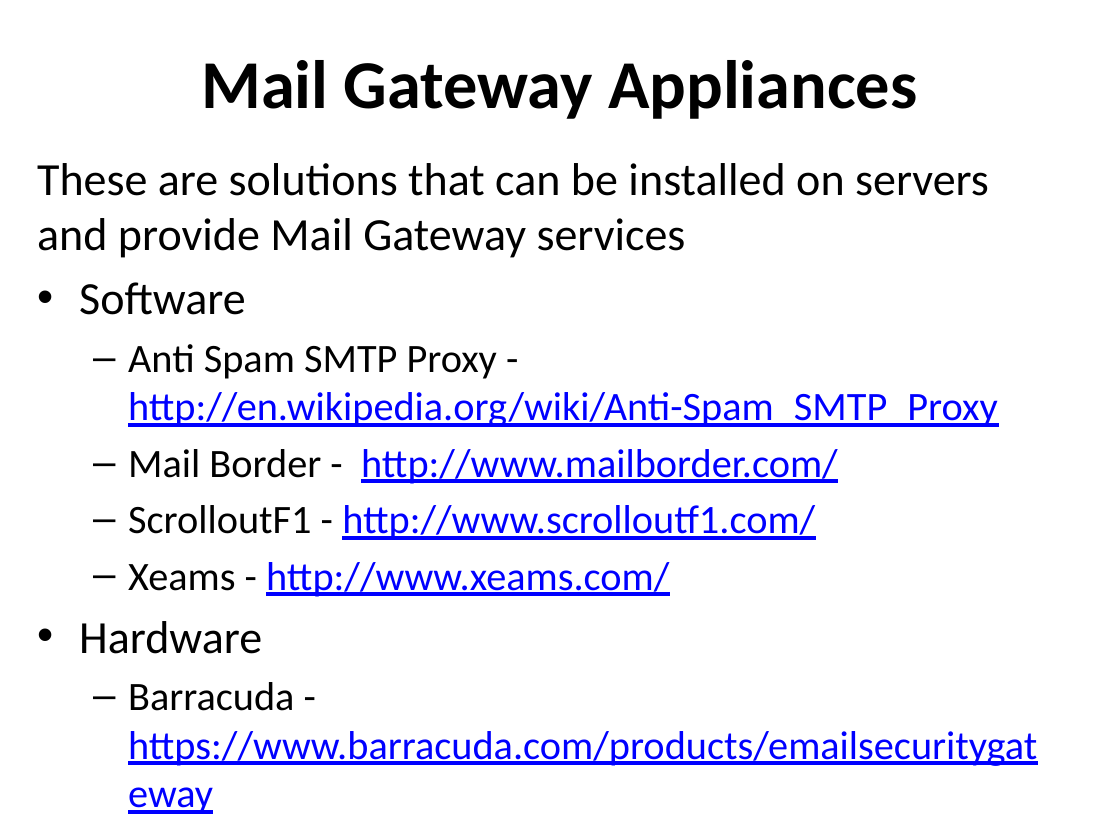
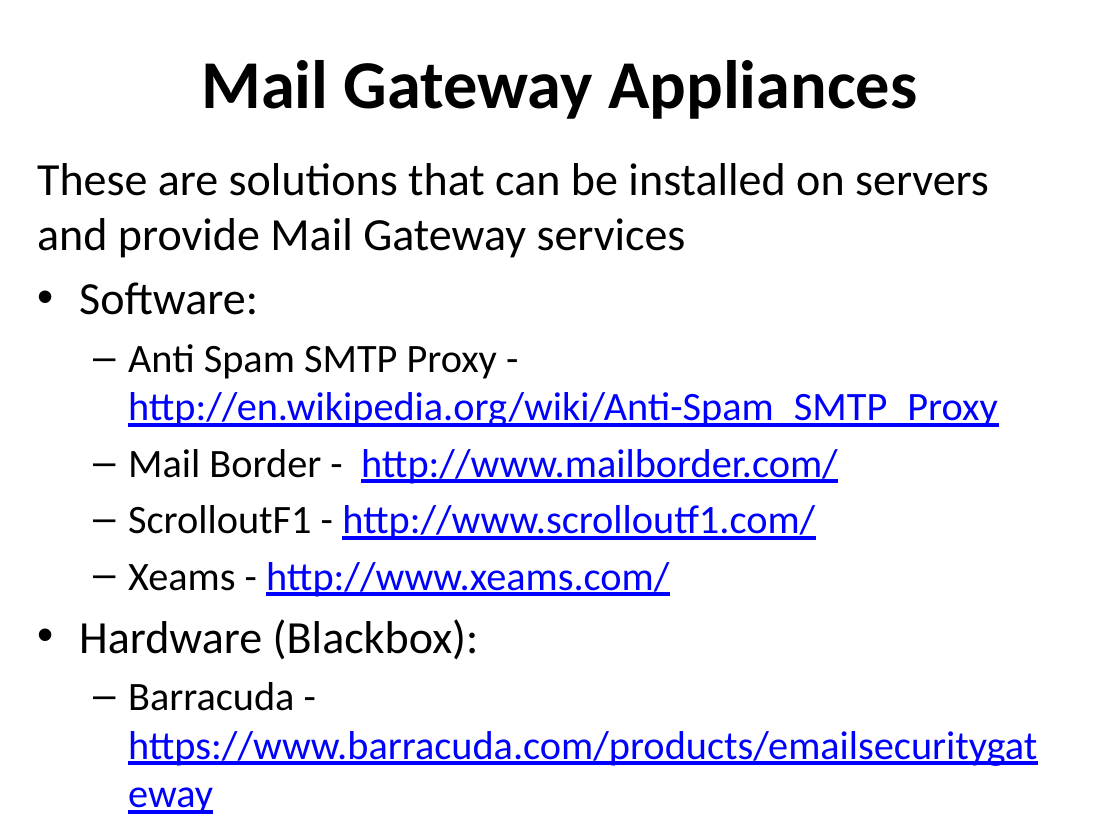
Before and after one commit to afnog/sse, a slide deck: slide 33 of postfix/postfix-mailgateway-debian.ppt. Drawn at 1120x840 pixels with LibreOffice and Linux fonts; fonts in the diff are those of the drawing. Boxes give left, top, right and bottom in pixels: in the first picture for what was removed or moved away, otherwise in the second. Text is boxed around its words. In the diff, an @@ line names an element or a change of style, - is before the commit and + after.

Commit message:
/ ‘ostfix/postfix-mailgateway-debian.ppt’

```diff
--- a/postfix/postfix-mailgateway-debian.ppt
+++ b/postfix/postfix-mailgateway-debian.ppt
@@ text at <box>79,282,258,315</box>: text changed @@
-• Software
+• Software:
@@ text at <box>79,619,479,659</box>: text changed @@
-• Hardware
+• Hardware (Blackbox):
```
